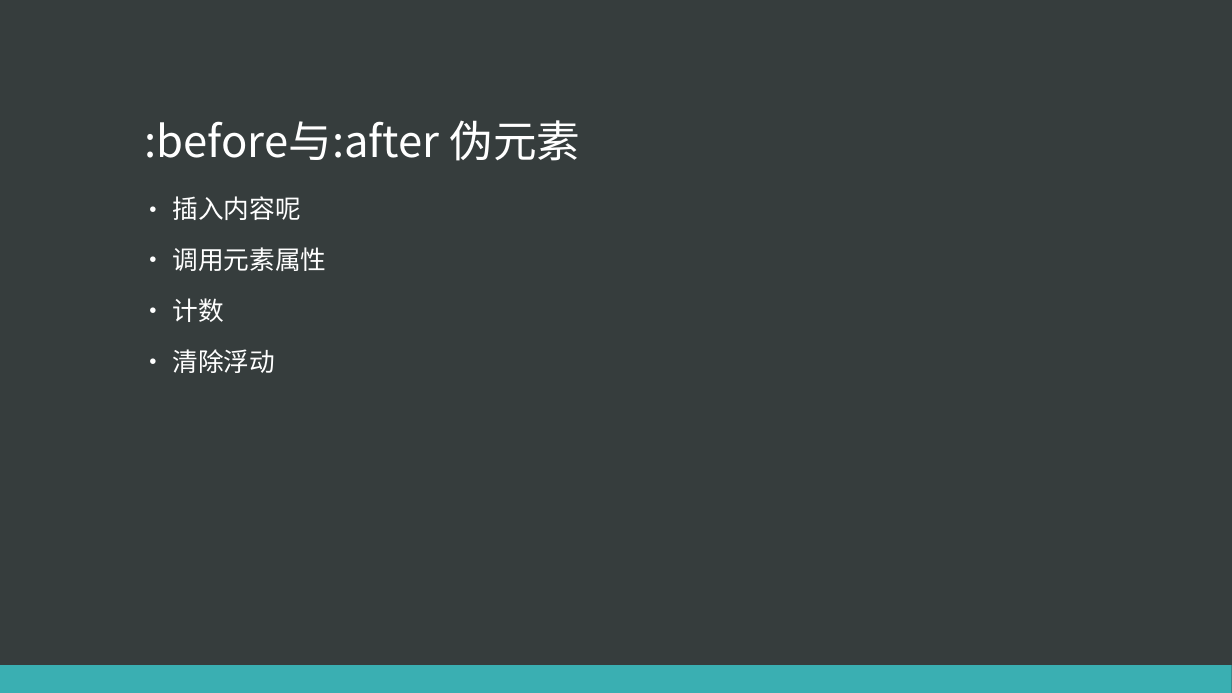
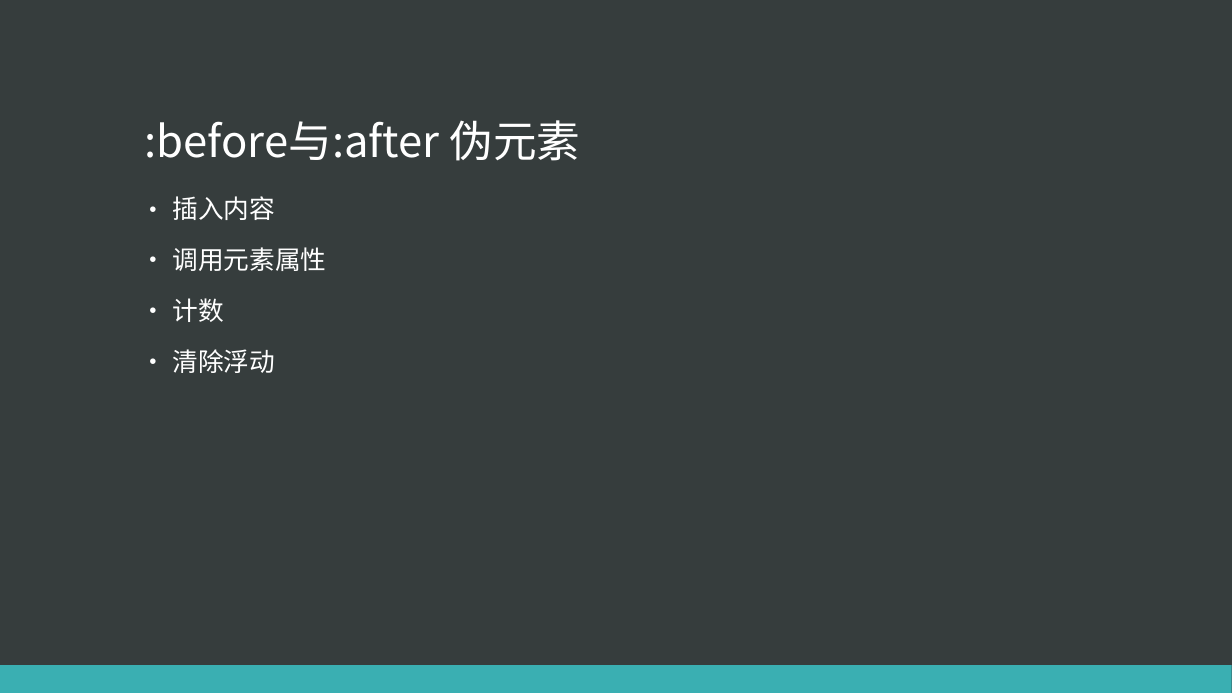
Before and after one commit to eventao/courseware, a slide deck: slide 8 of ppt/静态布局2016-11-28.pptx. Drawn at 1232x693 pixels with LibreOffice and Linux fonts; fonts in the diff are those of the drawing. Boxes give left, top, right and bottom in pixels: in the first picture for what was removed or moved away, otherwise in the second. Text is boxed around its words. In the diff, an @@ line names an element or a change of style, - is before the commit and + after.

```diff
--- a/ppt/静态布局2016-11-28.pptx
+++ b/ppt/静态布局2016-11-28.pptx
@@ text at <box>172,196,275,220</box>: text changed @@
-• 插入内容呢
+• 插入内容
```
Also in this commit, not shown: 1 other slide changed, 2 other files.
